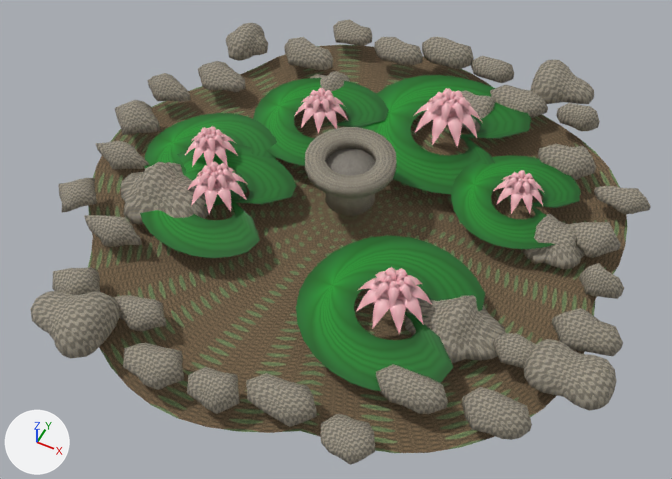
What one commit did to the glTF model plugins/src/koi-pond/assets/koi-pond-scape.glb.
One viewpoint serves both versions: a camera (50 mm lens) standing at (1.01, -2.14, 2.42) and looking at (0.02, -0.15, -0.07). Every picture has the same lights, and +X, +Y and +Z are marked at lower left. The older version comes first. Where no turn or scale is listed for an object, it has been applied to the vertices. Vertices at exactly the same position are counted once.
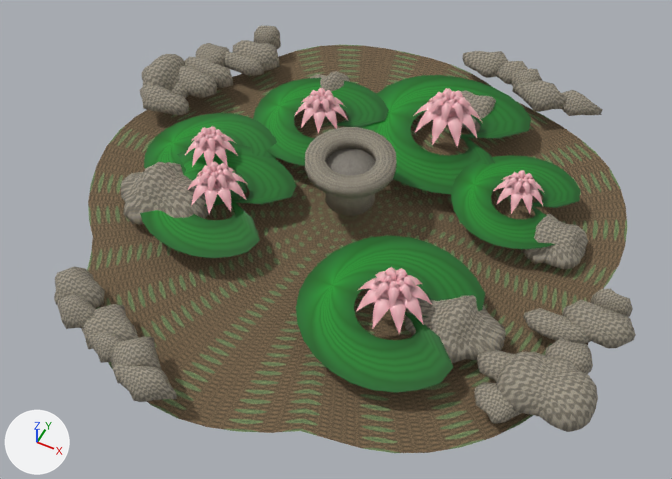
Where the newer file only moved an object's origin or applied its transform, the numbers keep the older frame.

Changed parts and their boxes (x1, y1, x2, y2) in the pictures (672 x 479 px; the box of a moved part takes in the faces that stretch with it):
'Mesh_0', reshaped, moved, rescaled (6% narrower, 9% shorter)
    before: (30, 19, 651, 465)
    after: (54, 26, 636, 432)
part 1 of me_mesh_0, moved or reshaped
    before: (462, 387, 532, 440)
    after: (590, 288, 633, 317)
part 2 of me_mesh_0, moved or reshaped
    before: (524, 339, 616, 411)
    after: (496, 352, 598, 432)
part 3 of me_mesh_0, rebuilt
    before: (471, 56, 514, 83)
    after: (462, 51, 508, 78)
part 4 of me_mesh_0, rebuilt
    before: (198, 61, 246, 92)
    after: (184, 57, 233, 88)
part 5 of me_mesh_0, rebuilt
    before: (52, 267, 100, 295)
    after: (54, 267, 105, 309)
part 6 of me_mesh_0, rebuilt (8% wider, 20% shorter)
    before: (123, 342, 185, 390)
    after: (111, 364, 178, 402)
part 7 of me_mesh_0, rebuilt
    before: (492, 333, 536, 368)
    after: (477, 350, 514, 383)
part 8 of me_mesh_0, rebuilt
    before: (147, 73, 191, 102)
    after: (141, 54, 185, 90)
part 9 of me_mesh_0, rebuilt
    before: (113, 295, 167, 331)
    after: (81, 304, 138, 349)
part 10 of me_mesh_0, deleted
    before: (58, 19, 651, 465)
part 11 of me_mesh_0, moved or reshaped
    before: (226, 23, 268, 61)
    after: (140, 26, 281, 115)
part 12 of me_mesh_0, moved or reshaped
    before: (490, 60, 594, 118)
    after: (496, 61, 603, 116)
part 13 of me_mesh_0, moved or reshaped
    before: (30, 291, 120, 359)
    after: (56, 293, 162, 383)
part 14 of me_mesh_0, reshaped
    before: (551, 308, 623, 356)
    after: (474, 299, 636, 424)

Edits to the bpy script that builds the scene:
```text
Change me_mesh_0:
    used by ob_mesh_0; parent = ob_bank_stones; location = (-1.029, 1.035, -0.0979); scale = (0.000129, 0.000129, 0.000129)
    remove me_mesh_0.from_pydata(...)  # 1824 vertices, 3520 faces; spans x 0.0..16383.0, y -16074.0..0.0, z 559.0..1726.0
    add me_mesh_0.from_pydata(...)  # 1416 vertices, 2720 faces; spans x 0.0..16383.0, y -15976.0..0.0, z 548.0..1618.0
    me_mesh_0 part 1: the loose piece of 42 vertices spanning x 13273.0..14947.0, y -13461.0..-12293.0, z 600.0..1356.0 is multiplied about its middle by the matrix ((0.602, 0.0, 0.0), (0.0, 0.558, 0.0), (0.0, 0.0, 1.014)), then moved by (1509.0, 4426.0, -8.0)
    me_mesh_0 part 2: the loose piece of 162 vertices spanning x 14233.0..16383.0, y -11880.0..-10396.0, z 638.0..1486.0 is multiplied about its middle by the matrix ((1.06, 0.0, 0.0), (0.0, 1.077, 0.0), (0.0, 0.0, 1.101)), then moved by (-340.0, -482.0, 24.0)
    me_mesh_0 part 3: the loose piece of 42 vertices spanning x 8897.0..10335.0, y -1362.0..-463.0, z 604.0..1257.0 is rebuilt with 42 vertices and now spans x 8625.0..10301.0, y -1240.0..0.0, z 559.0..1252.0
    me_mesh_0 part 4: the loose piece of 42 vertices spanning x 1143.0..2908.0, y -5793.0..-4478.0, z 571.0..1253.0 is rebuilt with 42 vertices and now spans x 926.0..2754.0, y -5511.0..-4669.0, z 591.0..1333.0
    me_mesh_0 part 5: the loose piece of 42 vertices spanning x 2396.0..3835.0, y -14799.0..-13416.0, z 559.0..1459.0 is rebuilt with 42 vertices and now spans x 2833.0..4271.0, y -14603.0..-13355.0, z 548.0..1446.0
    me_mesh_0 part 6: the loose piece of 42 vertices spanning x 5441.0..7124.0, y -15826.0..-14683.0, z 577.0..1333.0 is rebuilt with 42 vertices and now spans x 5624.0..7436.0, y -15976.0..-14945.0, z 551.0..1372.0
    me_mesh_0 part 7: the loose piece of 42 vertices spanning x 13315.0..14831.0, y -11400.0..-10494.0, z 593.0..1188.0 is rebuilt with 42 vertices and now spans x 13206.0..14724.0, y -11885.0..-10851.0, z 560.0..1310.0
    me_mesh_0 part 8: the loose piece of 42 vertices spanning x 81.0..1674.0, y -6986.0..-5835.0, z 565.0..1359.0 is rebuilt with 162 vertices and now spans x 0.0..1553.0, y -6872.0..-5031.0, z 551.0..1618.0
    me_mesh_0 part 9: the loose piece of 42 vertices spanning x 4207.0..5845.0, y -14597.0..-13562.0, z 574.0..1241.0 is rebuilt with 42 vertices and now spans x 3861.0..5728.0, y -15259.0..-13774.0, z 565.0..1136.0
    me_mesh_0 part 10: 17 loose pieces with 714 vertices, spanning x 0.0..15778.0, y -15752.0..-221.0, z 560.0..1480.0, are deleted
    me_mesh_0 part 11: 204 vertices removed from x 1108.0..2612.0, y -4137.0..-2445.0, z 566.0..1532.0; 294 vertices added at x 447.0..3590.0, y -7287.0..-2315.0, z 559.0..1410.0
    me_mesh_0 part 12: 204 vertices removed from x 9935.0..12947.0, y -2582.0..0.0, z 573.0..1675.0; 168 vertices added at x 9411.0..13373.0, y -2189.0..-105.0, z 550.0..1423.0
    me_mesh_0 part 13: 162 vertices removed from x 2597.0..4792.0, y -16074.0..-14139.0, z 569.0..1726.0; 126 vertices added at x 3318.0..6729.0, y -15770.0..-14050.0, z 549.0..1446.0
    me_mesh_0 part 14: 42 vertices removed from x 14427.0..16205.0, y -10302.0..-9114.0, z 580.0..1330.0; 210 vertices added at x 13461.0..16383.0, y -12824.0..-8549.0, z 565.0..1402.0
Change ob_mesh_0:
    ob_mesh_0.location: (-1.029, 1.035, -0.0979) -> (-1.071, 1.037, -0.0979)
    ob_mesh_0.scale: (0.000129, 0.000129, 0.000129) -> (0.000131, 0.000131, 0.000131)
```
